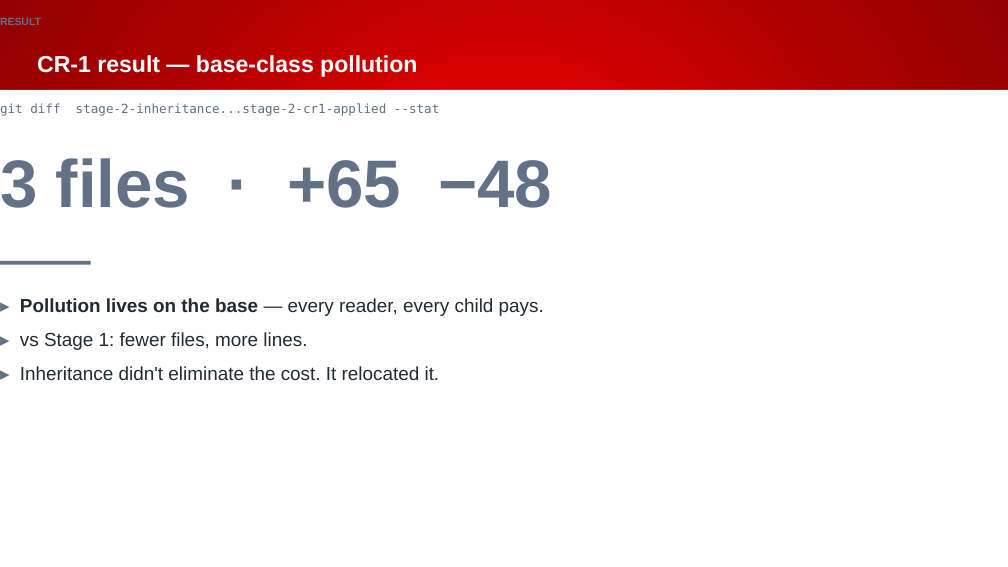
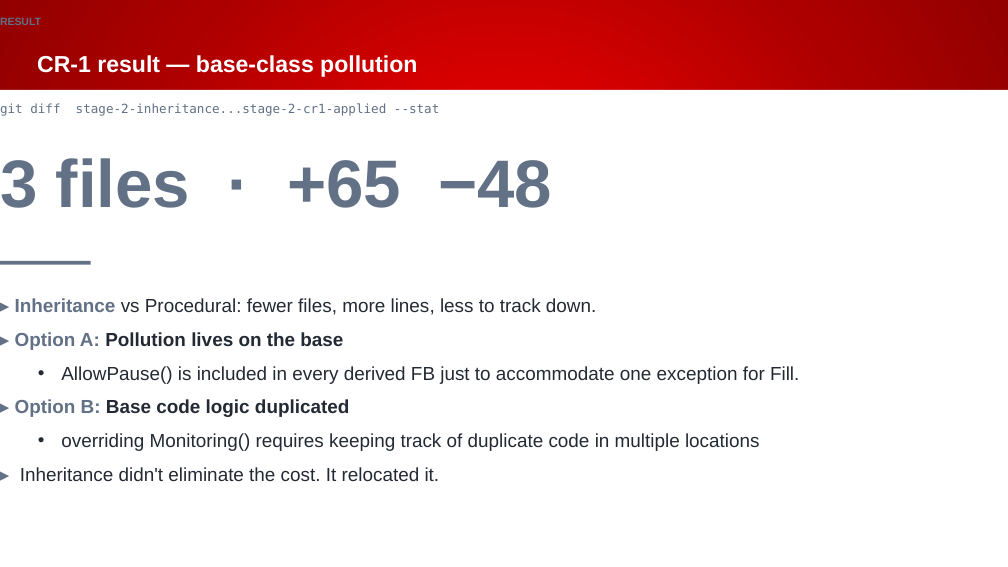
Before and after one commit to Beckhoff-USA-Community/Procedural_To_SOLID, a slide deck: slide 42 of presentation/NEM2026_workshop.pptx (slide 30 before the commit). Drawn at 1008x567 pixels with LibreOffice and Linux fonts; fonts in the diff are those of the drawing; background and template pictures are left out. Boxes give left, top, right and bottom in pixels: in the first picture for what was removed or moved away, otherwise in the second. Text is boxed around its words. In the diff, an @@ line names an element or a change of style, - is before the commit and + after.

```diff
--- a/presentation/NEM2026_workshop.pptx
+++ b/presentation/NEM2026_workshop.pptx
@@ text at (x1=15, y1=298, x2=799, y2=451): text changed @@
-▸ Pollution lives on the base — every reader, every child pays.
-▸ vs Stage 1: fewer files, more lines.
+▸ Inheritance vs Procedural: fewer files, more lines, less to track down.
+▸ Option A: Pollution lives on the base
+  • AllowPause() is included in every derived FB just to accommodate one exception for Fill.
+▸ Option B: Base code logic duplicated
+  • overriding Monitoring() requires keeping track of duplicate code in multiple locations
```
Also in this commit, not shown: 21 other slides changed, 15 slides added, 1 slide removed.
